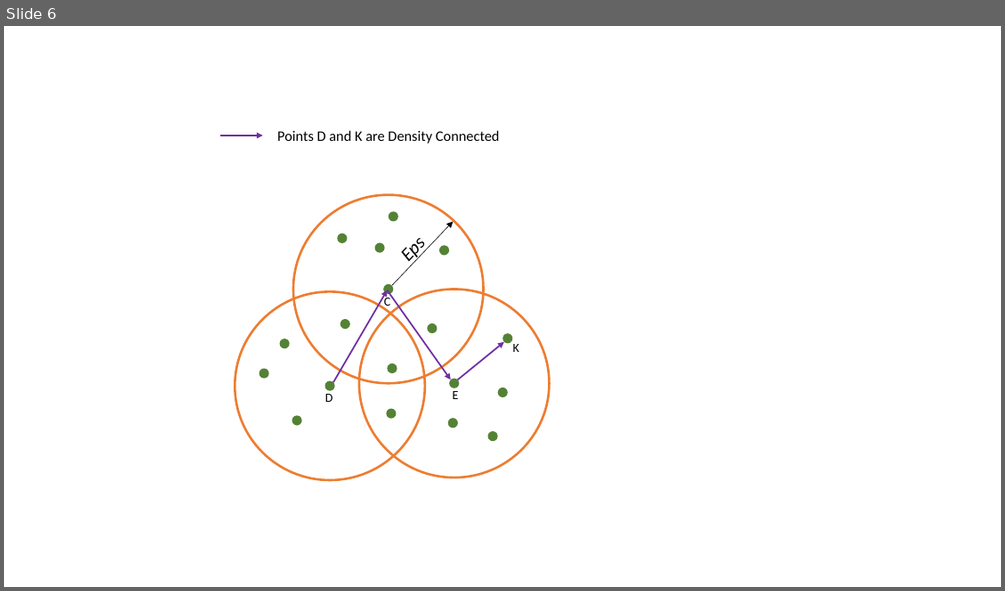
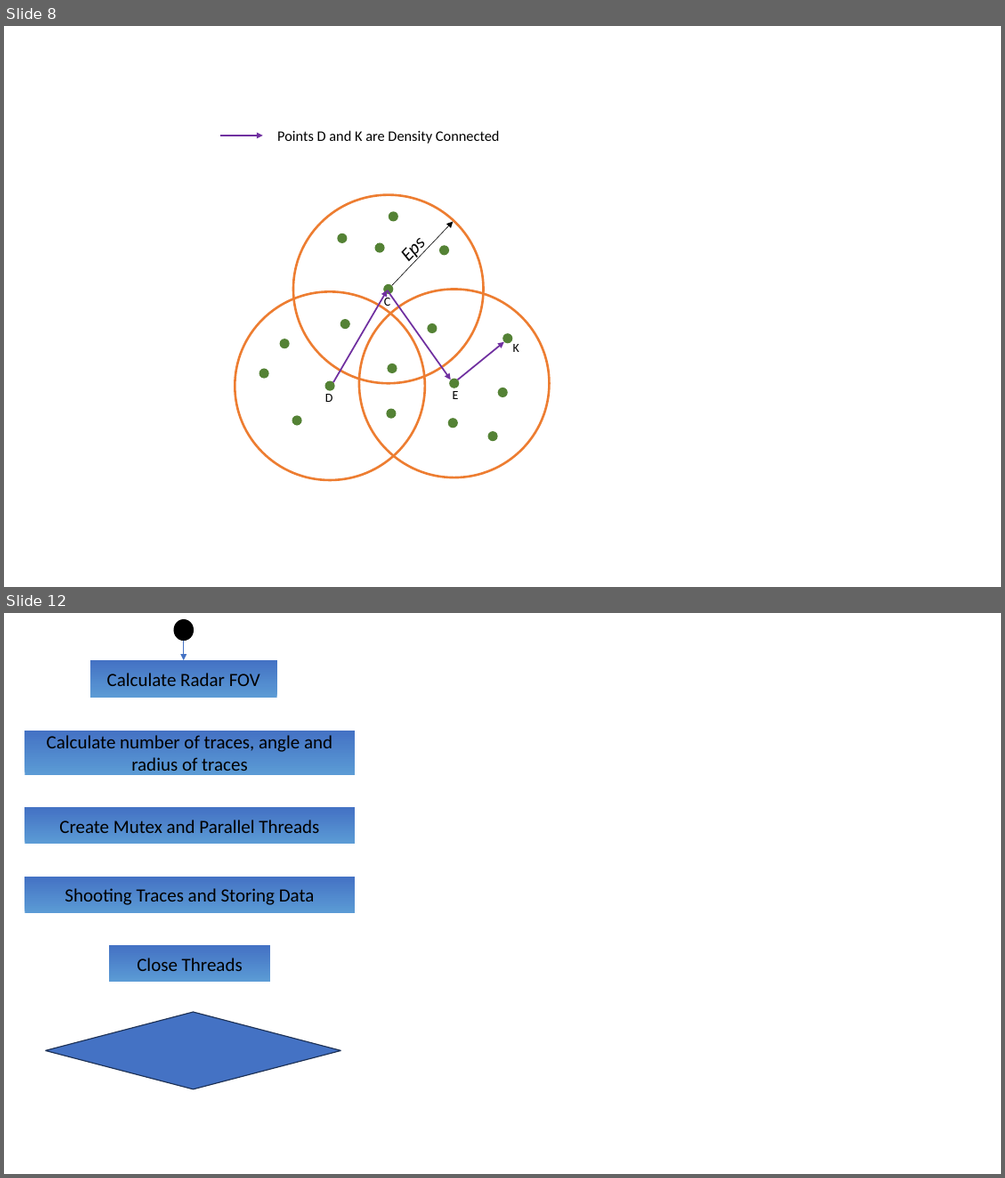
Before and after one commit to Frederick005/Research_Thesis, a slide deck: Report/diagrams.pptx. Shown one above the other, each under a label of ours: slide 6 before the commit, slides 8 and 12 after it; the slides between them are not shown. The pictures are 1005x591 and 1005x1178 pixels, drawn with LibreOffice and Linux fonts; fonts in the diff are those of the drawing. Boxes give left, top, right and bottom in pixels: in the first picture for what was removed or moved away, otherwise in the second. Text is boxed around its words. In the diff, an @@ line names an element or a change of style, - is before the commit and + after.

```diff
--- a/Report/diagrams.pptx
+++ b/Report/diagrams.pptx
@@ slide 12 added at (x1=4, y1=613, x2=1001, y2=1174), background #FFFFFF @@
@@ ellipse added at (x1=174, y1=620, x2=193, y2=640), fill #000000, outline #000000 1 pt @@
@@ rectangle added at (x1=90, y1=660, x2=277, y2=698), fill gradient #5B9BD5 to #4472C4, 18 pt, text #000000 @@
+Calculate Radar FOV
@@ arrow added from (184, 640) to (184, 660), #4472C4 0.5 pt @@
@@ rectangle added at (x1=25, y1=730, x2=355, y2=775), fill gradient #5B9BD5 to #4472C4, 18 pt, text #000000 @@
+Calculate number of traces, angle and radius of traces
@@ rectangle added at (x1=25, y1=807, x2=355, y2=844), fill gradient #5B9BD5 to #4472C4, 18 pt, text #000000 @@
+Create Mutex and Parallel Threads
@@ rectangle added at (x1=25, y1=876, x2=355, y2=913), fill gradient #5B9BD5 to #4472C4, 18 pt, text #000000 @@
+Shooting Traces and Storing Data
@@ rectangle added at (x1=109, y1=945, x2=270, y2=981), fill gradient #5B9BD5 to #4472C4, 18 pt, text #000000 @@
+Close Threads
@@ diamond added at (x1=45, y1=1012, x2=340, y2=1088), fill #4472C4, outline #1E3256 1 pt @@
@@ what was slide 6 is now slide 8 @@
```
Also in this commit, not shown: 10 other slides added, 2 other files.
